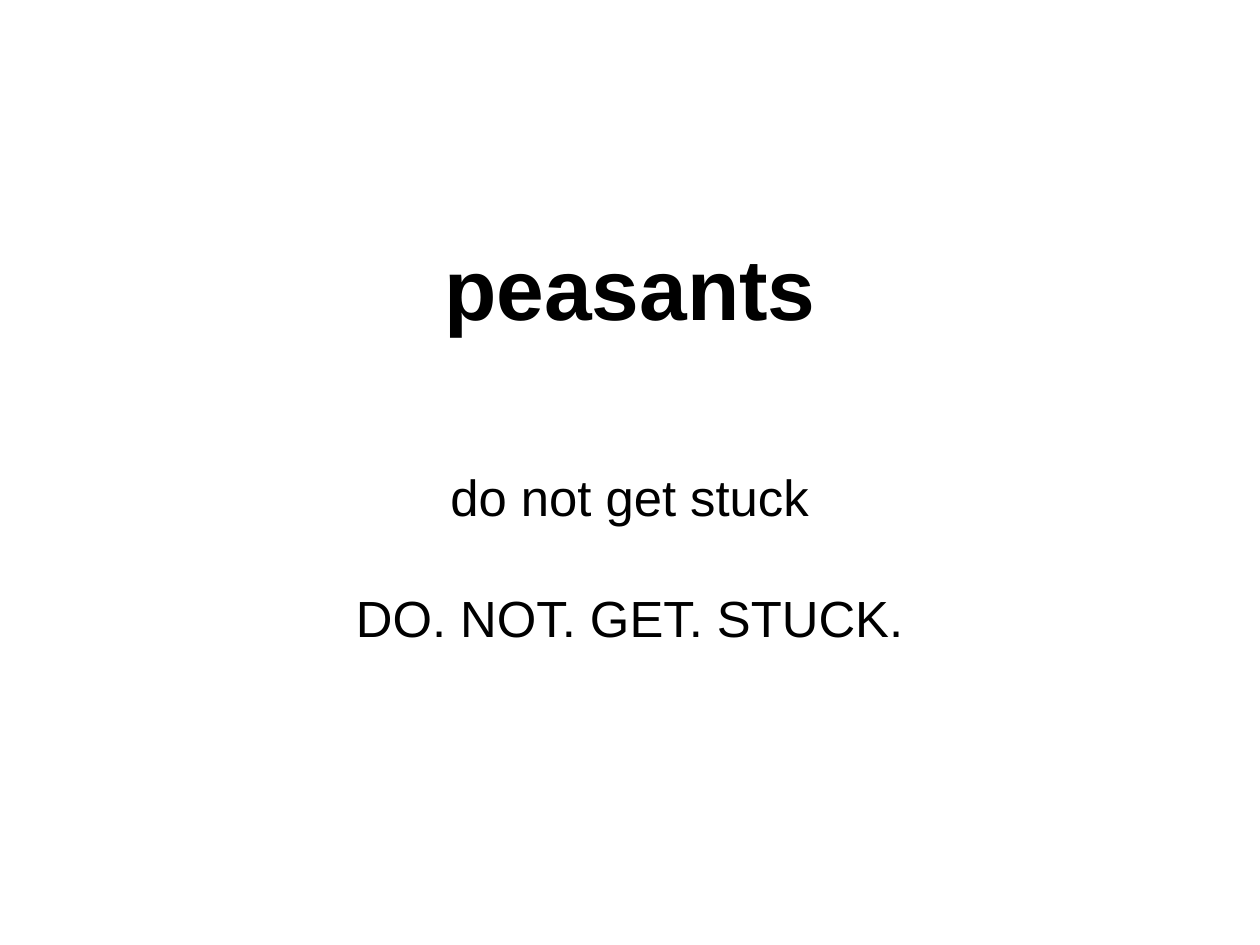
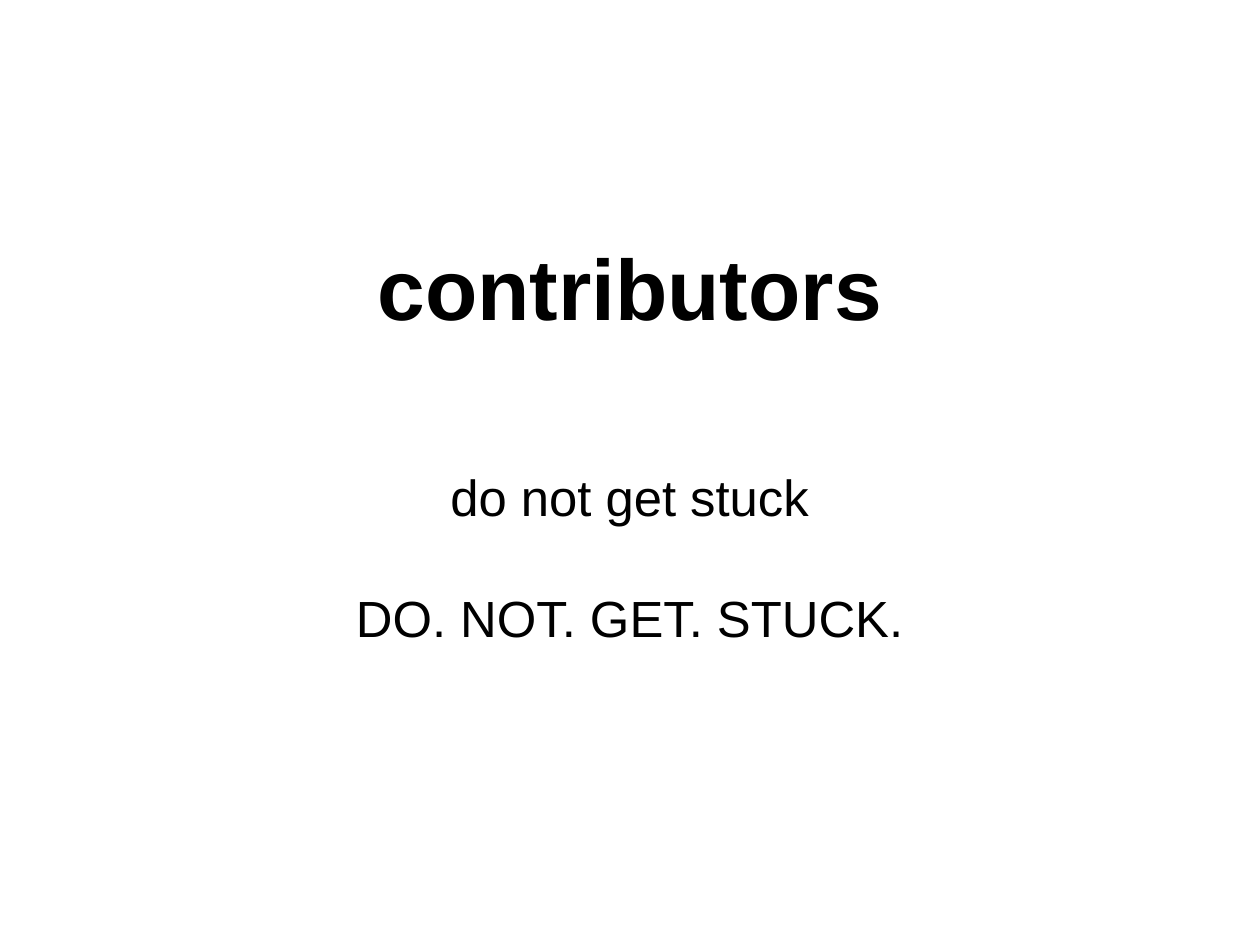
Before and after one commit to danvet/danvet.github.io, a slide deck: slide 29 of slides/lca-2018.odp (slide 27 before the commit). Drawn at 1260x945 pixels with LibreOffice and Linux fonts; fonts in the diff are those of the drawing. Boxes give left, top, right and bottom in pixels: in the first picture for what was removed or moved away, otherwise in the second. Text is boxed around its words. In the diff, an @@ line names an element or a change of style, - is before the commit and + after.

```diff
--- a/slides/lca-2018.odp
+++ b/slides/lca-2018.odp
@@ title at (x1=378, y1=258, x2=882, y2=321): text changed @@
-peasants
+contributors
```
Also in this commit, not shown: 3 other slides changed, 5 slides added, 3 slides removed, 2 other files.
